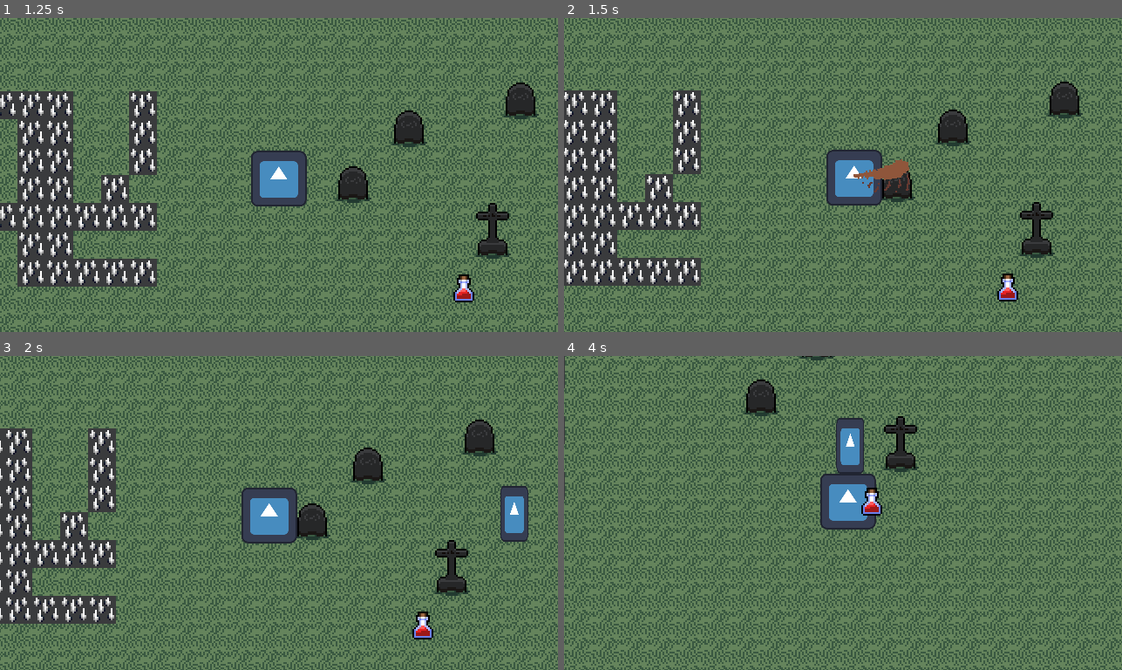
Above: before the commit, frames 1-4 (two rows, left to right).
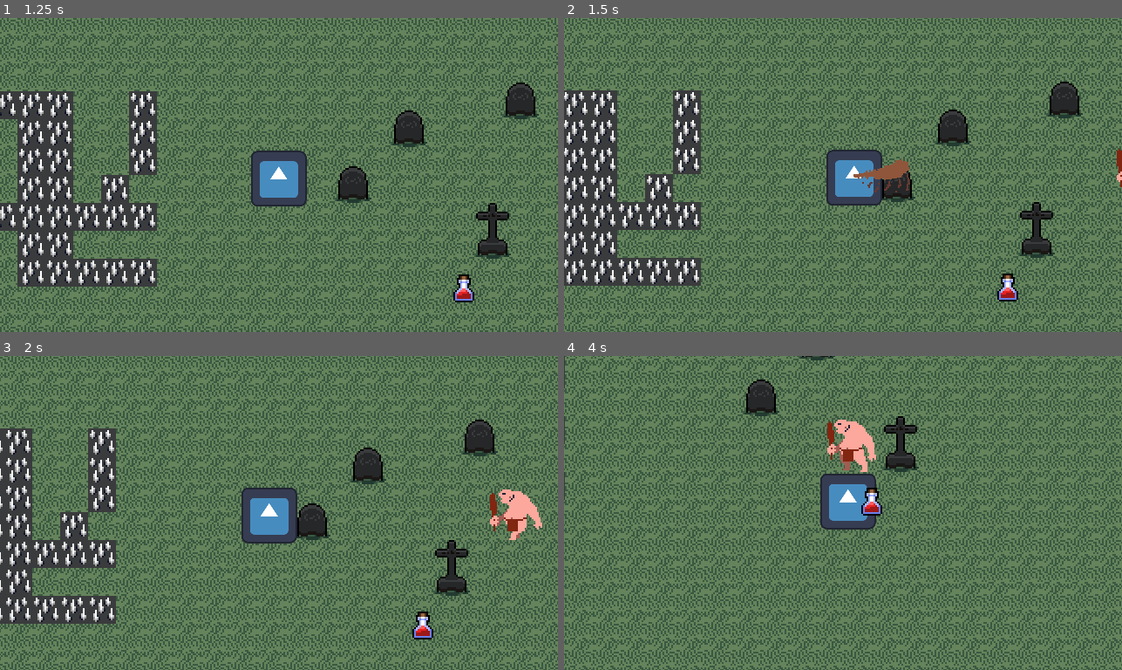
Above: after the commit, the same moments.

Repository: KxUgh/48h-game-jam-game
Game: Godot game, scene res://scenes/main_menu.tscn
Two runs of this game, one before a commit and one after it. Both use one fixed random seed, a clock stepped at 60 frames per second and the inputs below. The engine's default icon, where the game draws it, is replaced by a stand-in: a white triangle on a blue panel in a dark square.
Inputs (mouse positions are in pixels of both pictures, inside the frame that each line leads up to):
- Up to frame 1 (1.25 s): click "Game the Game" at 0.5 s
- Up to frame 2 (1.5 s): move the mouse to (965, 159) at 1.27 s; hold D (right) from 1.28 s (still down); click (965, 159) at 1.35 s
- Up to frame 3 (2 s): keep holding D (right)
- Up to frame 4 (4 s): move the mouse to (731, 528) at 2.02 s; release D (right) at 2.03 s; hold S (down) 2.03-2.78 s; click (731, 528) at 2.1 s; move the mouse to (898, 443) at 2.77 s; hold D (right) 2.78-3.53 s; click (898, 443) at 2.85 s; move the mouse to (815, 575) at 3.52 s; hold W (up) from 3.53 s (still down); click (815, 575) at 3.6 s

Frame 1 is identical in both runs. In frame 2, less than 0.1% of the frame differs, in the area x 99-100%, y 41-54%; in frame 3, 1.1%; in frame 4, 1.2%, in the area x 47-56%, y 19-38%.

Commit message:
Add caveman animations

Diff:
--- a/scenes/caveman.tscn
+++ b/scenes/caveman.tscn
@@ -1,7 +1,8 @@
-[gd_scene load_steps=6 format=3 uid="uid://i08j2b1vco1c"]
+[gd_scene load_steps=16 format=3 uid="uid://i08j2b1vco1c"]
 
 [ext_resource type="Script" path="res://scripts/caveman.gd" id="1_0q23h"]
-[ext_resource type="Texture2D" uid="uid://o68a8bjvx1yl" path="res://assets/icon.svg" id="2_w5xib"]
+[ext_resource type="Texture2D" uid="uid://fvh8kpgwa3qn" path="res://assets/caveman_idle.png" id="2_ldgtn"]
+[ext_resource type="Texture2D" uid="uid://b04fvwk80p3q7" path="res://assets/caveman_walk.png" id="3_1lo48"]
 [ext_resource type="PackedScene" uid="uid://difqlskth1v0q" path="res://scenes/sword.tscn" id="3_nvu0n"]
 [ext_resource type="PackedScene" uid="uid://cgcoauqh6nqty" path="res://scenes/club_attack.tscn" id="4_ik4oq"]
 
@@ -9,7 +10,76 @@
 radius = 8.0
 height = 32.0
 
-[node name="Caveman" type="CharacterBody2D" node_paths=PackedStringArray("nav_agent", "nav_timer", "club")]
+[sub_resource type="AtlasTexture" id="AtlasTexture_dvavv"]
+atlas = ExtResource("2_ldgtn")
+region = Rect2(0, 0, 32, 32)
+
+[sub_resource type="AtlasTexture" id="AtlasTexture_5qtbg"]
+atlas = ExtResource("2_ldgtn")
+region = Rect2(32, 0, 32, 32)
+
+[sub_resource type="AtlasTexture" id="AtlasTexture_xur7u"]
+atlas = ExtResource("2_ldgtn")
+region = Rect2(64, 0, 32, 32)
+
+[sub_resource type="AtlasTexture" id="AtlasTexture_fx6j3"]
+atlas = ExtResource("2_ldgtn")
+region = Rect2(96, 0, 32, 32)
+
+[sub_resource type="AtlasTexture" id="AtlasTexture_5r0qb"]
+atlas = ExtResource("3_1lo48")
+region = Rect2(0, 0, 32, 32)
+
+[sub_resource type="AtlasTexture" id="AtlasTexture_vr2vm"]
+atlas = ExtResource("3_1lo48")
+region = Rect2(32, 0, 32, 32)
+
+[sub_resource type="AtlasTexture" id="AtlasTexture_w85xu"]
+atlas = ExtResource("3_1lo48")
+region = Rect2(64, 0, 32, 32)
+
+[sub_resource type="AtlasTexture" id="AtlasTexture_g4uf3"]
+atlas = ExtResource("3_1lo48")
+region = Rect2(96, 0, 32, 32)
+
+[sub_resource type="SpriteFrames" id="SpriteFrames_oy70h"]
+animations = [{
+"frames": [{
+"duration": 1.0,
+"texture": SubResource("AtlasTexture_dvavv")
+}, {
+"duration": 1.0,
+"texture": SubResource("AtlasTexture_5qtbg")
+}, {
+"duration": 1.0,
+"texture": SubResource("AtlasTexture_xur7u")
+}, {
+"duration": 1.0,
+"texture": SubResource("AtlasTexture_fx6j3")
+}],
+"loop": true,
+"name": &"idle",
+"speed": 5.0
+}, {
+"frames": [{
+"duration": 1.0,
+"texture": SubResource("AtlasTexture_5r0qb")
+}, {
+"duration": 1.0,
+"texture": SubResource("AtlasTexture_vr2vm")
+}, {
+"duration": 1.0,
+"texture": SubResource("AtlasTexture_w85xu")
+}, {
+"duration": 1.0,
+"texture": SubResource("AtlasTexture_g4uf3")
+}],
+"loop": true,
+"name": &"walk",
+"speed": 5.0
+}]
+
+[node name="Caveman" type="CharacterBody2D" node_paths=PackedStringArray("nav_agent", "nav_timer", "sprite", "club")]
 collision_layer = 4
 collision_mask = 3
 motion_mode = 1
@@ -17,6 +87,7 @@
 script = ExtResource("1_0q23h")
 nav_agent = NodePath("NavigationAgent2D")
 nav_timer = NodePath("NavTimer")
+sprite = NodePath("AnimatedSprite2D")
 club = NodePath("Sword")
 attack_cooldown = 2.0
 speed = 50.0
@@ -25,9 +96,9 @@
 [node name="CollisionShape2D" type="CollisionShape2D" parent="."]
 shape = SubResource("CapsuleShape2D_ttnv6")
 
-[node name="Sprite2D" type="Sprite2D" parent="."]
-scale = Vector2(0.125, 0.25)
-texture = ExtResource("2_w5xib")
+[node name="AnimatedSprite2D" type="AnimatedSprite2D" parent="."]
+sprite_frames = SubResource("SpriteFrames_oy70h")
+animation = &"walk"
 
 [node name="NavigationAgent2D" type="NavigationAgent2D" parent="."]
 
--- a/scenes/player.tscn
+++ b/scenes/player.tscn
@@ -17,6 +17,7 @@
 sword = NodePath("Sword")
 speed = 100.0
 max_health = 10.0
+damage_delay = 1.0
 
 [node name="CollisionShape2D" type="CollisionShape2D" parent="."]
 shape = SubResource("CapsuleShape2D_uqn3e")
--- a/scripts/caveman.gd
+++ b/scripts/caveman.gd
@@ -2,6 +2,7 @@
 
 @export var nav_agent: NavigationAgent2D
 @export var nav_timer: Timer
+@export var sprite: AnimatedSprite2D
 @export var club: Weapon
 @export var attack_cooldown: float
 
@@ -26,6 +27,16 @@
 		if can_attack():
 			club.attack(position,target.position)
 			since_last_attack = 0
+
+	print(scale.x)
+	if velocity.x != 0:
+		sprite.scale.x = sign(velocity.x)
+
+	if velocity.length() > 0:
+		sprite.play("walk")
+	else:
+		sprite.play("idle")
+
 	move_and_slide()
 
 func find_target() -> void:
--- a/scripts/entity.gd
+++ b/scripts/entity.gd
@@ -2,7 +2,13 @@
 extends CharacterBody2D
 
 @export var max_health: float
+@export var damage_delay: float
+
 @onready var health: float = max_health
+@onready var since_last_damage: float = damage_delay
+
+func _physics_process(delta: float) -> void:
+	since_last_damage += delta
 
 func take_damage(_damage: float) -> void:
 	pass
--- a/scripts/player.gd
+++ b/scripts/player.gd
@@ -7,7 +7,8 @@
 func _ready() -> void:
 	pass
 
-func _physics_process(_delta: float) -> void:
+func _physics_process(delta: float) -> void:
+	super(delta)
 	var x_direction: float = Input.get_axis("left","right")
 	var y_direction: float = Input.get_axis("up","down")
 	var direction: Vector2 = Vector2(x_direction,y_direction).normalized()
@@ -20,6 +21,9 @@
 	move_and_slide()
 
 func take_damage(damage: float) -> void:
+	if since_last_damage < damage_delay:
+		return
+	since_last_damage = 0
 	health -= damage
 	health = clampf(health,0,max_health)
 	print(health)
Binary file added: assets/caveman_idle.png
Not shown, added: assets/caveman_idle.png.import
Binary file added: assets/caveman_walk.png
Not shown, added: assets/caveman_walk.png.import
Not shown: 1 places in scenes/player.tscn that only renumber resources
